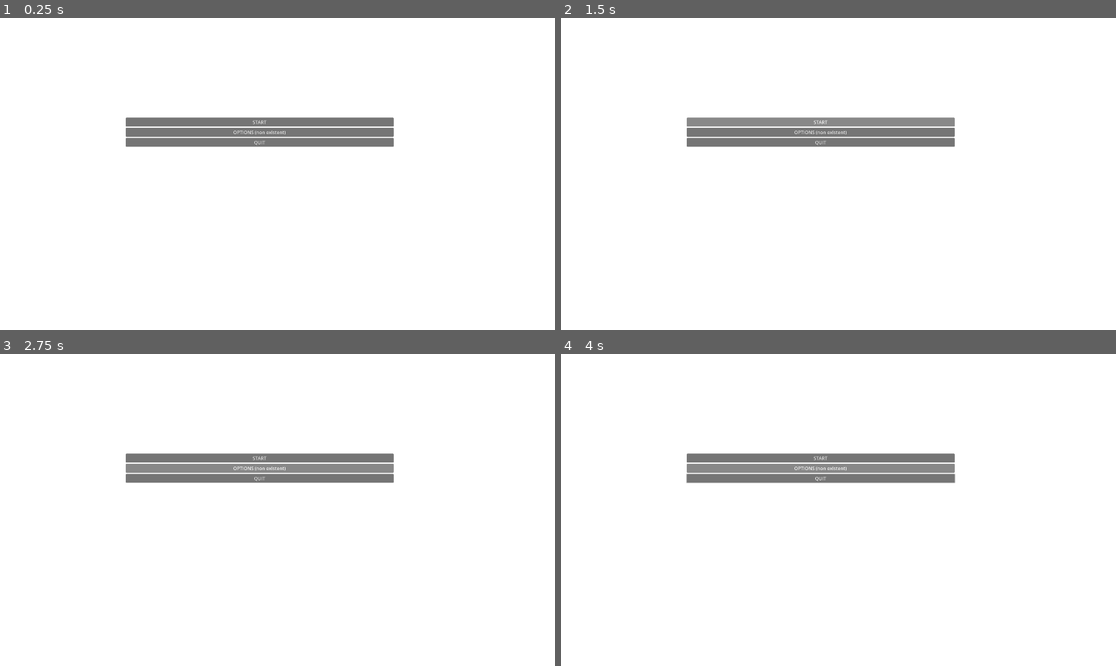
Above: before the commit, frames 1-4 (two rows, left to right).
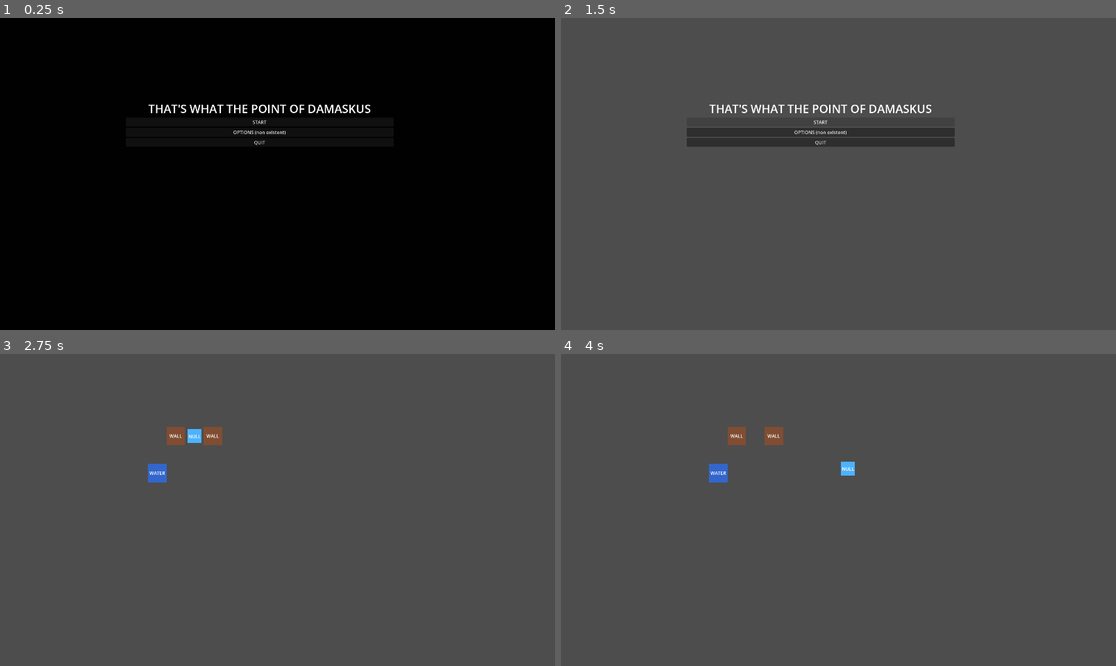
Above: after the commit, the same moments.

Repository: Lem0naise/damaskus
Game: Godot game, scene res://main_menu.tscn
Same seed, same stepped clock (60 frames per second), same inputs: the game is played once before the commit and once after it.
Inputs:
- Up to frame 1 (0.25 s): no input
- Up to frame 2 (1.5 s): click "START" at 0.5 s; click "START" at 1.25 s
- Up to frame 3 (2.75 s): click "OPTIONS (non existent)" at 2 s
- Up to frame 4 (4 s): hold Right (ui_right) 2.78-3.53 s; hold Down (ui_down) from 3.53 s (still down)

The runs differ from the first frame. In frame 1, 100% of the frame differs, in the area x 0-100%, y 0-100%; in frame 2, 100%; in frame 3, 100%; in frame 4, 100%.
Error before the commit: Invalid access to property or key 'pressed' on a base object of type 'null instance'. (res://scripts/mainnmenu.gd:16)

Commit message:
Update main menu scene and script references for consistency

Diff:
--- a/main_menu.tscn
+++ b/main_menu.tscn
@@ -12,12 +12,14 @@
 offset_right = 1918.0
 offset_bottom = 1062.0
 
-[node name="ColorRect" type="ColorRect" parent="." unique_id=393215701]
+[node name="FadeLayer" type="ColorRect" parent="." unique_id=393215701]
+unique_name_in_owner = true
 layout_mode = 0
 offset_right = 1944.0
 offset_bottom = 1092.0
 
 [node name="MaskOverlay" type="TextureRect" parent="." unique_id=716045987]
+unique_name_in_owner = true
 layout_mode = 0
 offset_right = 1942.0
 offset_bottom = 1078.0
@@ -39,13 +41,16 @@
 horizontal_alignment = 1
 
 [node name="Btn_Start" type="Button" parent="UI_Layer/MenuBox" unique_id=564618523]
+unique_name_in_owner = true
 layout_mode = 2
 text = "START"
 
 [node name="Btn_Options" type="Button" parent="UI_Layer/MenuBox" unique_id=2081321731]
+unique_name_in_owner = true
 layout_mode = 2
 text = "OPTIONS (non existent)"
 
 [node name="Btn_Quit" type="Button" parent="UI_Layer/MenuBox" unique_id=627072692]
+unique_name_in_owner = true
 layout_mode = 2
 text = "QUIT"
--- a/scripts/mainnmenu.gd
+++ b/scripts/mainnmenu.gd
@@ -2,7 +2,7 @@
 
 # -- Configuration --
 # Path to your main game scene
-const GAME_SCENE_PATH: String = "res://game/levels/level_01.tscn"
+const GAME_SCENE_PATH: String = "res://ingame.tscn"
 
 # -- Nodes (Using Unique Names % for stability in 4.6) --
 @onready var start_btn: Button = %Btn_Start
